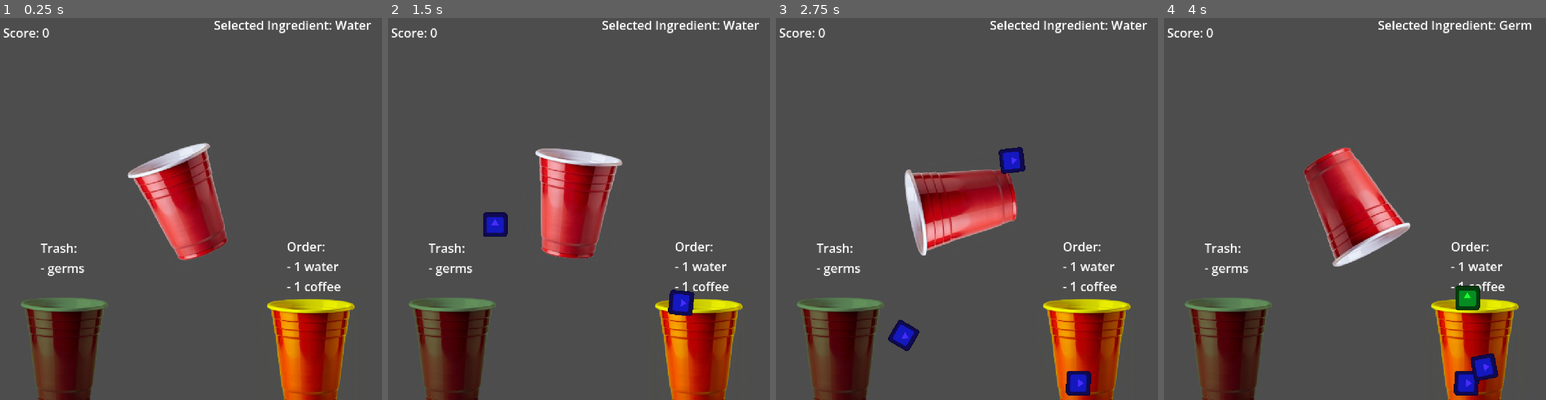
Above: before the commit, frames 1-4 (left to right).
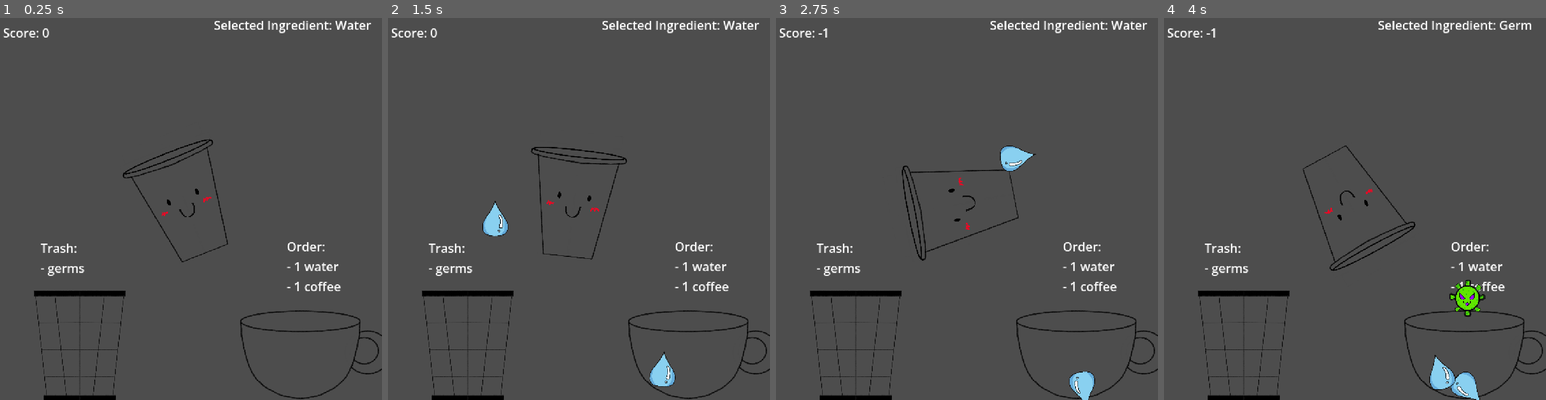
Above: after the commit, the same moments.

Repository: Octoan1/GD2-MG2-Group-3
Game: Godot game, scene res://main.tscn
Two runs of this game, one before a commit and one after it. Both use one fixed random seed, a clock stepped at 60 frames per second and the inputs below. The engine's default icon, where the game draws it, is replaced by a stand-in: a white triangle on a blue panel in a dark square.
Inputs (mouse positions are in pixels of both pictures, inside the frame that each line leads up to):
- Up to frame 1 (0.25 s): no input
- Up to frame 2 (1.5 s): tap Enter at 0.5 s; move the mouse to (659, 186) at 0.52 s; hold Space (action) 0.53-1.28 s; click (659, 186) at 0.67 s; move the mouse to (494, 224) at 1.27 s; tap I at 1.35 s; click (494, 224) at 1.42 s
- Up to frame 3 (2.75 s): move the mouse to (1001, 117) at 2.02 s; tap 1 at 2.1 s; click (1001, 117) at 2.17 s
- Up to frame 4 (4 s): move the mouse to (1328, 281) at 2.77 s; tap 2 at 2.85 s; click (1328, 281) at 2.92 s; move the mouse to (1465, 262) at 3.52 s; tap 3 at 3.6 s; click (1465, 262) at 3.67 s

The runs differ from the first frame. In frame 1, 15% of the frame differs, in the area x 5-100%, y 31-100%; in frame 2, 16%; in frame 3, 16%, in the area x 5-100%, y 2-100%; in frame 4, 16%.

Commit message:
Update files and sprites and stuff

Diff:
--- a/audio/audio_player.gd
+++ b/audio/audio_player.gd
@@ -28,7 +28,6 @@
 # When score gets above amount change intensity
 func _on_update_score(amount: int) -> void:
 	score += amount
-	print("Intensity = ", intensity, " Amount = ", amount)
 
 	if (intensity == not true and score > score_threshold):
 		intensity = true
--- a/audio/audio_player.tscn
+++ b/audio/audio_player.tscn
@@ -1,8 +1,8 @@
 [gd_scene format=3 uid="uid://cya8y0qjtkqxn"]
 
 [ext_resource type="Script" uid="uid://cpkk8ilmojw4t" path="res://audio/audio_player.gd" id="1_yeytq"]
-[ext_resource type="AudioStream" uid="uid://ge8agumg5ewg" path="res://audio/Coffee.mp3" id="2_s25p2"]
-[ext_resource type="AudioStream" uid="uid://b0bdd7eobq15o" path="res://audio/WithCaffeine.mp3" id="3_jxbt4"]
+[ext_resource type="AudioStream" uid="uid://ddiy1m17spke6" path="res://audio/coffee.ogg" id="2_s25p2"]
+[ext_resource type="AudioStream" uid="uid://excgwl0ja5k6" path="res://audio/with_caffeine.ogg" id="3_jxbt4"]
 
 [node name="AudioPlayer" type="AudioStreamPlayer2D" unique_id=1316893435]
 autoplay = true
--- a/cup.tscn
+++ /dev/null
@@ -1,15 +0,0 @@
-[gd_scene format=3 uid="uid://bfdj7se1k83q1"]
-
-[ext_resource type="Script" uid="uid://c1jctmcnvaf0h" path="res://cup.gd" id="1_ponjl"]
-[ext_resource type="Texture2D" uid="uid://b04rodsxtpo2l" path="res://cup.png" id="2_hxhe5"]
-
-[node name="Cup" type="CharacterBody2D" unique_id=1028320870]
-collision_mask = 0
-script = ExtResource("1_ponjl")
-
-[node name="Sprite2D" type="Sprite2D" parent="." unique_id=1047603354]
-scale = Vector2(0.3160714, 0.3160714)
-texture = ExtResource("2_hxhe5")
-
-[node name="CollisionPolygon2D" type="CollisionPolygon2D" parent="." unique_id=733752176]
-polygon = PackedVector2Array(-37, -42, -22, 46, 21, 46, 37, -42, 27, -40, 15, 37, -16, 37, -26, -39)
--- a/collection_cup.gd
+++ b/cup_stuff/collection_cup.gd
@@ -1,6 +1,7 @@
 extends StaticBody2D
 
 signal update_score(amount: int)
+signal collect(amount: int, destroy_location: Vector2)
 
 @onready var cup_contents_detection: Area2D = $CupContentsDetection
 
@@ -32,35 +33,42 @@
 		Recipe.COFFEE:
 			var coffee = null
 			var water = null
-			for ingredient: RigidBody2D in contents:
+			for ingredient: RigidBody2D in cup_contents_detection.get_overlapping_bodies():
 				if ingredient.is_in_group("coffee") and coffee == null:
 					#ingredient.modulate = Color.GOLD
 					coffee = ingredient
 				elif ingredient.is_in_group("water") and water == null:
 					#ingredient.modulate = Color.GOLD
 					water = ingredient
+				elif ingredient.is_in_group("germ"):
+					ingredient.queue_free()
+					update_score.emit(-1)
+					collect.emit(-3, ingredient.position)
 				if coffee and water:
-					contents.erase(coffee)
 					coffee.queue_free()
 					coffee = null
 
-					contents.erase(water)
 					water.queue_free()
 					water = null
 
 					update_score.emit(3)
+					collect.emit(3, ingredient.position)
+
 				else:
 					if ingredient:
 						ingredient.apply_impulse(Vector2(0,0))
 
 		Recipe.TRASH:
-			for ingredient in contents:
+			for ingredient in cup_contents_detection.get_overlapping_bodies():
 				if ingredient.is_in_group("germ"):
 					#ingredient.modulate = Color.RED
-					contents.erase(ingredient)
 					ingredient.queue_free()
-
 					update_score.emit(1)
+					collect.emit(1, ingredient.position)
+				else:
+					ingredient.queue_free()
+					update_score.emit(-1)
+					collect.emit(-1, ingredient.position)
 
 
 func _on_remove_all_ingredients() -> void:
--- a/collection_cup.tscn
+++ b/cup_stuff/collection_cup.tscn
@@ -1,7 +1,7 @@
 [gd_scene format=3 uid="uid://ctyu5gadbmowi"]
 
-[ext_resource type="Texture2D" uid="uid://b04rodsxtpo2l" path="res://cup.png" id="1_n6et3"]
-[ext_resource type="Script" uid="uid://cyl56d86e137p" path="res://collection_cup.gd" id="1_ofgyg"]
+[ext_resource type="Texture2D" uid="uid://b04rodsxtpo2l" path="res://cup_stuff/cup.png" id="1_n6et3"]
+[ext_resource type="Script" uid="uid://cyl56d86e137p" path="res://cup_stuff/collection_cup.gd" id="1_ofgyg"]
 
 [node name="CollectionCup" type="StaticBody2D" unique_id=1882889429]
 collision_mask = 0
--- /dev/null
+++ b/cup_stuff/cup.tscn
@@ -0,0 +1,16 @@
+[gd_scene format=3 uid="uid://bfdj7se1k83q1"]
+
+[ext_resource type="Script" uid="uid://c1jctmcnvaf0h" path="res://cup_stuff/cup.gd" id="1_ponjl"]
+[ext_resource type="Texture2D" uid="uid://ciffsbabocqo7" path="res://Sprites/Untitled 4.png" id="2_hxhe5"]
+
+[node name="Cup" type="CharacterBody2D" unique_id=1028320870]
+collision_mask = 0
+script = ExtResource("1_ponjl")
+
+[node name="Sprite2D" type="Sprite2D" parent="." unique_id=1047603354]
+position = Vector2(0, -13)
+scale = Vector2(0.06333334, 0.06333334)
+texture = ExtResource("2_hxhe5")
+
+[node name="CollisionPolygon2D" type="CollisionPolygon2D" parent="." unique_id=733752176]
+polygon = PackedVector2Array(-38, -42, -23, 48, 23, 48, 38, -42, 33, -41, 19, 44, -19, 44, -33, -41)
--- /dev/null
+++ b/cup_stuff/trash_can.tscn
@@ -0,0 +1,19 @@
+[gd_scene format=3 uid="uid://dt1rfxwv0qi3t"]
+
+[ext_resource type="PackedScene" uid="uid://ctyu5gadbmowi" path="res://cup_stuff/collection_cup.tscn" id="1_jxbv1"]
+[ext_resource type="Texture2D" uid="uid://cnfahrqxyg8yx" path="res://Sprites/Untitled 6.png" id="2_k8nia"]
+
+[node name="TrashCan" unique_id=1882889429 instance=ExtResource("1_jxbv1")]
+scale = Vector2(1.8799983, 1.8799983)
+base_recipe = 1
+
+[node name="Sprite2D" parent="." index="0" unique_id=1139283360]
+position = Vector2(0, 8)
+scale = Vector2(0.04714781, 0.04714781)
+texture = ExtResource("2_k8nia")
+
+[node name="CollisionPolygon2D" parent="." index="1" unique_id=1417663124]
+polygon = PackedVector2Array(-43, -47, -31, 53, 31, 53, 43, -48, 35, -41, 27, 45, -27, 45, -35, -40)
+
+[node name="CollisionPolygon2D" parent="CupContentsDetection" parent_id_path=PackedInt32Array(1780360092) index="0" unique_id=1469876706]
+polygon = PackedVector2Array(-36, -36, 37, -36, 29, 47, -28, 47)
--- /dev/null
+++ b/cup_stuff/victory_cup.tscn
@@ -0,0 +1,19 @@
+[gd_scene format=3 uid="uid://cswvmjnmknhck"]
+
+[ext_resource type="PackedScene" uid="uid://ctyu5gadbmowi" path="res://cup_stuff/collection_cup.tscn" id="1_svmmk"]
+[ext_resource type="Texture2D" uid="uid://bm1ttafj72cgu" path="res://Sprites/Untitled 8.png" id="2_xouwm"]
+
+[node name="VictoryCup" unique_id=1882889429 instance=ExtResource("1_svmmk")]
+scale = Vector2(1.9200001, 1.9200001)
+
+[node name="Sprite2D" parent="." index="0" unique_id=1139283360]
+position = Vector2(-1.9073486e-06, 0)
+scale = Vector2(0.08166667, 0.080020174)
+texture = ExtResource("2_xouwm")
+offset = Vector2(208.16327, 49.987396)
+
+[node name="CollisionPolygon2D" parent="." index="1" unique_id=1417663124]
+polygon = PackedVector2Array(-43, -43, -35, 16, 55, 17, 62, -23, 56, -33, 42, -36, 44, -45, 38, -41, 34, -13, 20, 4, 0, 11, -19, 5, -31, -4, -37, -39)
+
+[node name="CollisionPolygon2D" parent="CupContentsDetection" parent_id_path=PackedInt32Array(1780360092) index="0" unique_id=1469876706]
+polygon = PackedVector2Array(-37, -34, 38, -34, 29, 14, -28, 14)
--- a/main.tscn
+++ b/main.tscn
@@ -1,10 +1,12 @@
 [gd_scene format=3 uid="uid://rl0y5cwvjkot"]
 
 [ext_resource type="PackedScene" uid="uid://3l24jhapkoql" path="res://object_spawner/object_spawner.tscn" id="1_ig7tw"]
-[ext_resource type="PackedScene" uid="uid://bfdj7se1k83q1" path="res://cup.tscn" id="2_0xm2m"]
-[ext_resource type="PackedScene" uid="uid://ctyu5gadbmowi" path="res://collection_cup.tscn" id="3_h2yge"]
+[ext_resource type="PackedScene" uid="uid://bfdj7se1k83q1" path="res://cup_stuff/cup.tscn" id="2_0xm2m"]
+[ext_resource type="PackedScene" uid="uid://dq5sjncsn4yn7" path="res://popup/popup.tscn" id="2_7mycd"]
+[ext_resource type="PackedScene" uid="uid://dt1rfxwv0qi3t" path="res://cup_stuff/trash_can.tscn" id="4_5vw27"]
 [ext_resource type="PackedScene" uid="uid://cya8y0qjtkqxn" path="res://audio/audio_player.tscn" id="4_lquwl"]
-[ext_resource type="Script" uid="uid://boh08eotpos5r" path="res://score.gd" id="5_lquwl"]
+[ext_resource type="PackedScene" uid="uid://cswvmjnmknhck" path="res://cup_stuff/victory_cup.tscn" id="5_kek77"]
+[ext_resource type="Script" uid="uid://boh08eotpos5r" path="res://cup_stuff/score.gd" id="5_lquwl"]
 
 [node name="Main" type="Node2D" unique_id=1991473030]
 
@@ -16,18 +18,12 @@
 
 [node name="Camera2D" type="Camera2D" parent="." unique_id=56953282]
 
-[node name="VictoryCup" parent="." unique_id=1882889429 node_paths=PackedStringArray("spawner") instance=ExtResource("3_h2yge")]
-modulate = Color(1, 1, 0, 1)
-position = Vector2(163, 194)
-scale = Vector2(1.5, 1.5)
-spawner = NodePath("../ObjectSpawner")
+[node name="TrashCan" parent="." unique_id=1385732805 instance=ExtResource("4_5vw27")]
+position = Vector2(-138, 180)
+scale = Vector2(1.4799978, 1.4799978)
 
-[node name="TrashCup" parent="." unique_id=643008394 node_paths=PackedStringArray("spawner") instance=ExtResource("3_h2yge")]
-modulate = Color(0.42529723, 0.6038802, 0.3720845, 1)
-position = Vector2(-158, 192)
-scale = Vector2(1.5, 1.5)
-spawner = NodePath("../ObjectSpawner")
-base_recipe = 1
+[node name="VictoryCup" parent="." unique_id=1356587524 instance=ExtResource("5_kek77")]
+position = Vector2(150, 232)
 
 [node name="AudioPlayer" parent="." unique_id=1316893435 instance=ExtResource("4_lquwl")]
 
@@ -63,7 +59,11 @@
 offset_bottom = -222.0
 text = "Selected Ingredient: Water"
 
+[node name="Popup" parent="." unique_id=314937224 instance=ExtResource("2_7mycd")]
+
+[connection signal="collect" from="TrashCan" to="Popup" method="_on_update_score"]
+[connection signal="update_score" from="TrashCan" to="AudioPlayer" method="_on_update_score"]
+[connection signal="update_score" from="TrashCan" to="Score" method="_on_trash_cup_update_score"]
+[connection signal="collect" from="VictoryCup" to="Popup" method="_on_update_score"]
 [connection signal="update_score" from="VictoryCup" to="AudioPlayer" method="_on_update_score"]
 [connection signal="update_score" from="VictoryCup" to="Score" method="_on_victory_cup_update_score"]
-[connection signal="update_score" from="TrashCup" to="AudioPlayer" method="_on_update_score"]
-[connection signal="update_score" from="TrashCup" to="Score" method="_on_trash_cup_update_score"]
--- a/object_spawner/coffee/coffee_bean.tscn
+++ b/object_spawner/coffee/coffee_bean.tscn
@@ -1,17 +1,18 @@
 [gd_scene format=3 uid="uid://d0u46ocpqtcyc"]
 
-[ext_resource type="Texture2D" uid="uid://b38elflf55eel" path="res://icon.svg" id="1_2yfi8"]
+[ext_resource type="Texture2D" uid="uid://baixr8s72xrug" path="res://Sprites/Untitled2.png" id="1_r5rcm"]
 
 [sub_resource type="CircleShape2D" id="CircleShape2D_yq3m0"]
-radius = 62.801273
+radius = 64.629715
 
 [node name="CoffeeBean" type="RigidBody2D" unique_id=1766887428 groups=["coffee"]]
 collision_layer = 2
 collision_mask = 3
 
 [node name="Sprite2D" type="Sprite2D" parent="." unique_id=2067582569]
-modulate = Color(0.8005983, 0.46279746, 0.2336992, 1)
-texture = ExtResource("1_2yfi8")
+scale = Vector2(0.196, 0.2)
+texture = ExtResource("1_r5rcm")
+offset = Vector2(204.08168, -380)
 
 [node name="CollisionShape2D" type="CollisionShape2D" parent="." unique_id=667819571]
 shape = SubResource("CircleShape2D_yq3m0")
--- a/object_spawner/germ/germ.tscn
+++ b/object_spawner/germ/germ.tscn
@@ -1,6 +1,6 @@
 [gd_scene format=3 uid="uid://dvcb12w0ya81d"]
 
-[ext_resource type="Texture2D" uid="uid://b38elflf55eel" path="res://icon.svg" id="1_pc2wa"]
+[ext_resource type="Texture2D" uid="uid://duorlbu4is5dt" path="res://Sprites/Untitled 3.png" id="1_pc2wa"]
 
 [sub_resource type="CircleShape2D" id="CircleShape2D_b18de"]
 radius = 62.801273
@@ -10,8 +10,10 @@
 collision_mask = 3
 
 [node name="Sprite2D" type="Sprite2D" parent="." unique_id=1948324836]
-modulate = Color(0.09803922, 1, 0.1764706, 1)
+position = Vector2(0, -3.8146973e-06)
+scale = Vector2(0.15944445, 0.15944448)
 texture = ExtResource("1_pc2wa")
+offset = Vector2(-12.5435505, -344.94763)
 
 [node name="CollisionShape2D" type="CollisionShape2D" parent="." unique_id=1327792020]
 shape = SubResource("CircleShape2D_b18de")
--- a/object_spawner/water/water.tscn
+++ b/object_spawner/water/water.tscn
@@ -1,6 +1,6 @@
 [gd_scene format=3 uid="uid://dainh2ksg5jno"]
 
-[ext_resource type="Texture2D" uid="uid://b38elflf55eel" path="res://icon.svg" id="1_4jhar"]
+[ext_resource type="Texture2D" uid="uid://dklev1tk3t56n" path="res://Sprites/Untitled 5.png" id="1_b18de"]
 
 [sub_resource type="CircleShape2D" id="CircleShape2D_b18de"]
 radius = 62.801273
@@ -10,8 +10,9 @@
 collision_mask = 3
 
 [node name="Sprite2D" type="Sprite2D" parent="." unique_id=1948324836]
-modulate = Color(0.28235295, 0.17254902, 1, 1)
-texture = ExtResource("1_4jhar")
+scale = Vector2(0.2201389, 0.21288194)
+texture = ExtResource("1_b18de")
+offset = Vector2(4.5425863, -385.19006)
 
-[node name="CollisionShape2D" type="CollisionShape2D" parent="." unique_id=1327792020]
+[node name="CollisionShape2D" type="CollisionShape2D" parent="." unique_id=1741571317]
 shape = SubResource("CircleShape2D_b18de")
--- a/popup/popup.gd
+++ b/popup/popup.gd
@@ -5,14 +5,13 @@
 @export var point_text: Array[String]
 @export var lose_text: Array[String]
 
-func _input(event: InputEvent) -> void:
-	if event is InputEventMouseButton:
-		if event.pressed:
-			_on_update_score(randi_range(0, 1))
+# Unused
+#func _input(event: InputEvent) -> void:
+#	if event is InputEventMouseButton:
+#		if event.pressed:
+#			_on_update_score(randi_range(0, 1), get_local_mouse_position())
 
-func _on_update_score(amount: int) -> void:
-	print("Amount= ", amount)
-	var spawn_pos = get_local_mouse_position()
+func _on_update_score(amount: int, spawn_pos: Vector2) -> void:
 
 	if amount > 0:
 		var rand = randi_range(0, point_text.size() - 1)
@@ -46,6 +45,7 @@
 	var rand_rotate = randf_range(-5, 5)
 	label.rotation_degrees = rand_rotate
 	label.position = spawn_pos - half_size
+	label.z_index = 100
 
 	# Start tweening
 	var tween = create_tween()
Not shown, removed: Coffee.mp3.import
Binary file added: Sprites/Untitled 2.png
Not shown, added: Sprites/Untitled 2.png.import
Binary file added: Sprites/Untitled 3.png
Not shown, added: Sprites/Untitled 3.png.import
Binary file added: Sprites/Untitled 4.png
Not shown, added: Sprites/Untitled 4.png.import
Binary file added: Sprites/Untitled 5.png
Not shown, added: Sprites/Untitled 5.png.import
Binary file added: Sprites/Untitled 6.png
Not shown, added: Sprites/Untitled 6.png.import
Binary file added: Sprites/Untitled 8.png
(and 19 more such lines)
